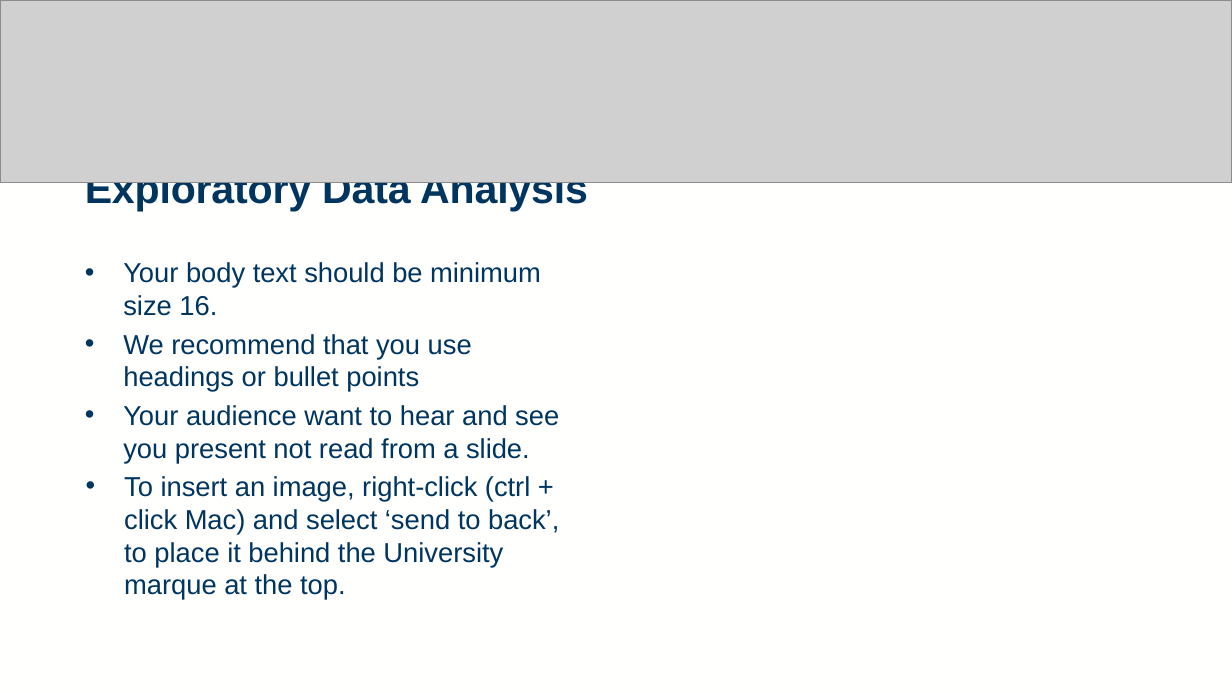
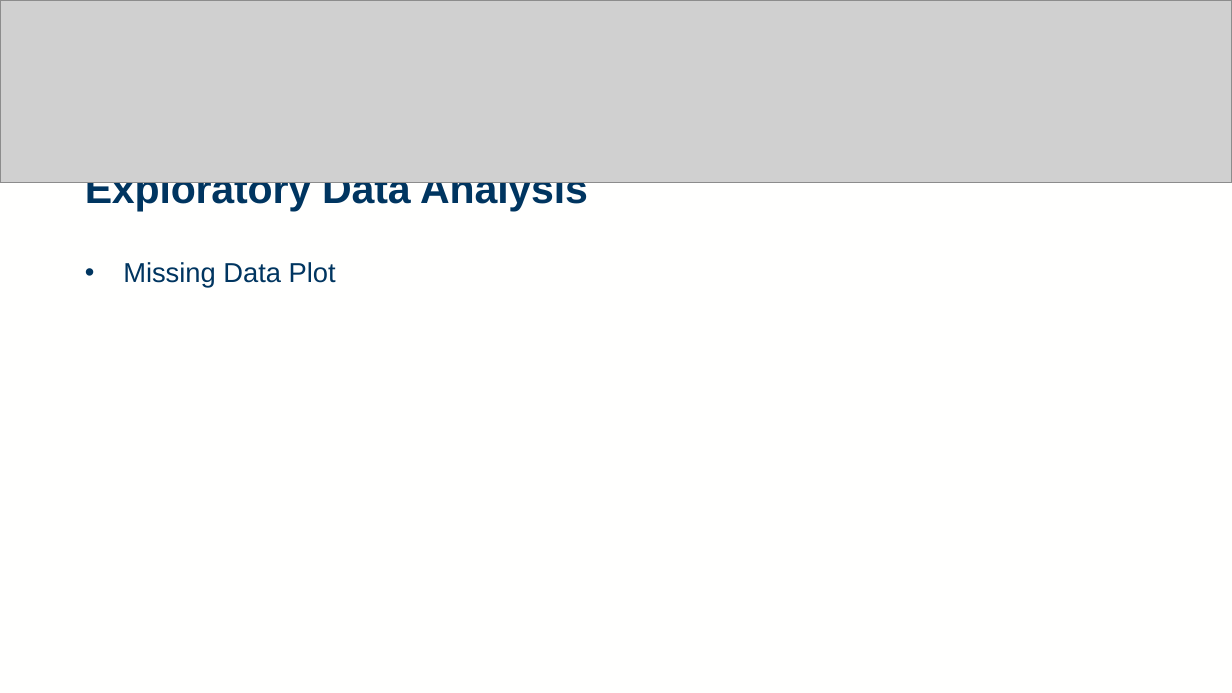
Before and after one commit to rtedwards/ARDS-classification, a slide deck: slide 6 of viva/viva_2416963E.pptx. Drawn at 1232x693 pixels with LibreOffice and Linux fonts; fonts in the diff are those of the drawing; grey boxes stand for pictures. Boxes give left, top, right and bottom in pixels: in the first picture for what was removed or moved away, otherwise in the second. Text is boxed around its words. In the diff, an @@ line names an element or a change of style, - is before the commit and + after.

```diff
--- a/viva/viva_2416963E.pptx
+++ b/viva/viva_2416963E.pptx
@@ text at box(123, 262, 336, 288): text changed @@
-• Your body text should be minimum size 16.
-• We recommend that you use headings or bullet points
-• Your audience want to hear and see you present not read from a slide.
-• To insert an image, right-click (ctrl + click Mac) and select ‘send to back’, to place it behind the University marque at the top.
+• Missing Data Plot
```
Also in this commit, not shown: 6 other slides changed, 7 slides added, 7 slides removed, 1 other file.
